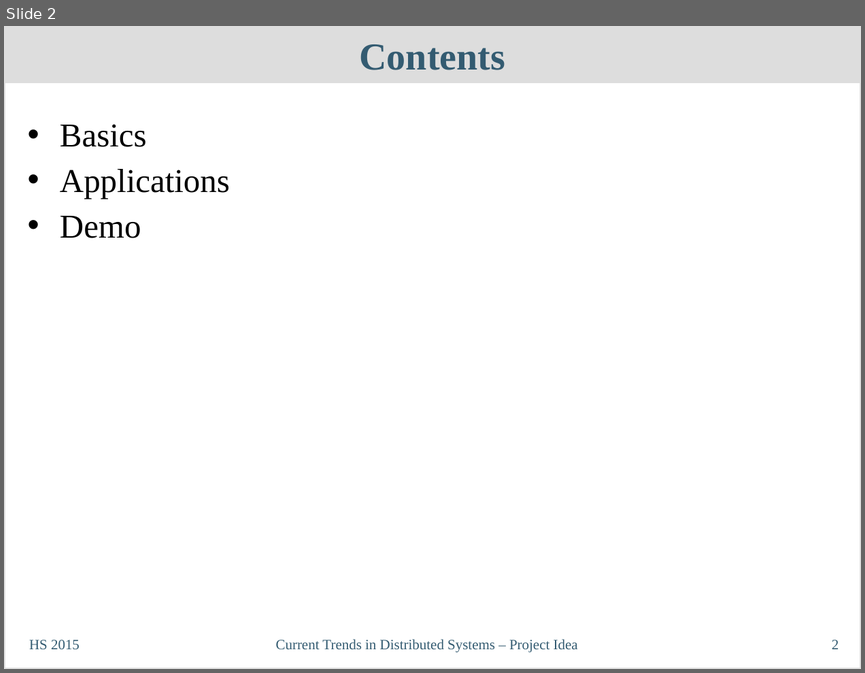
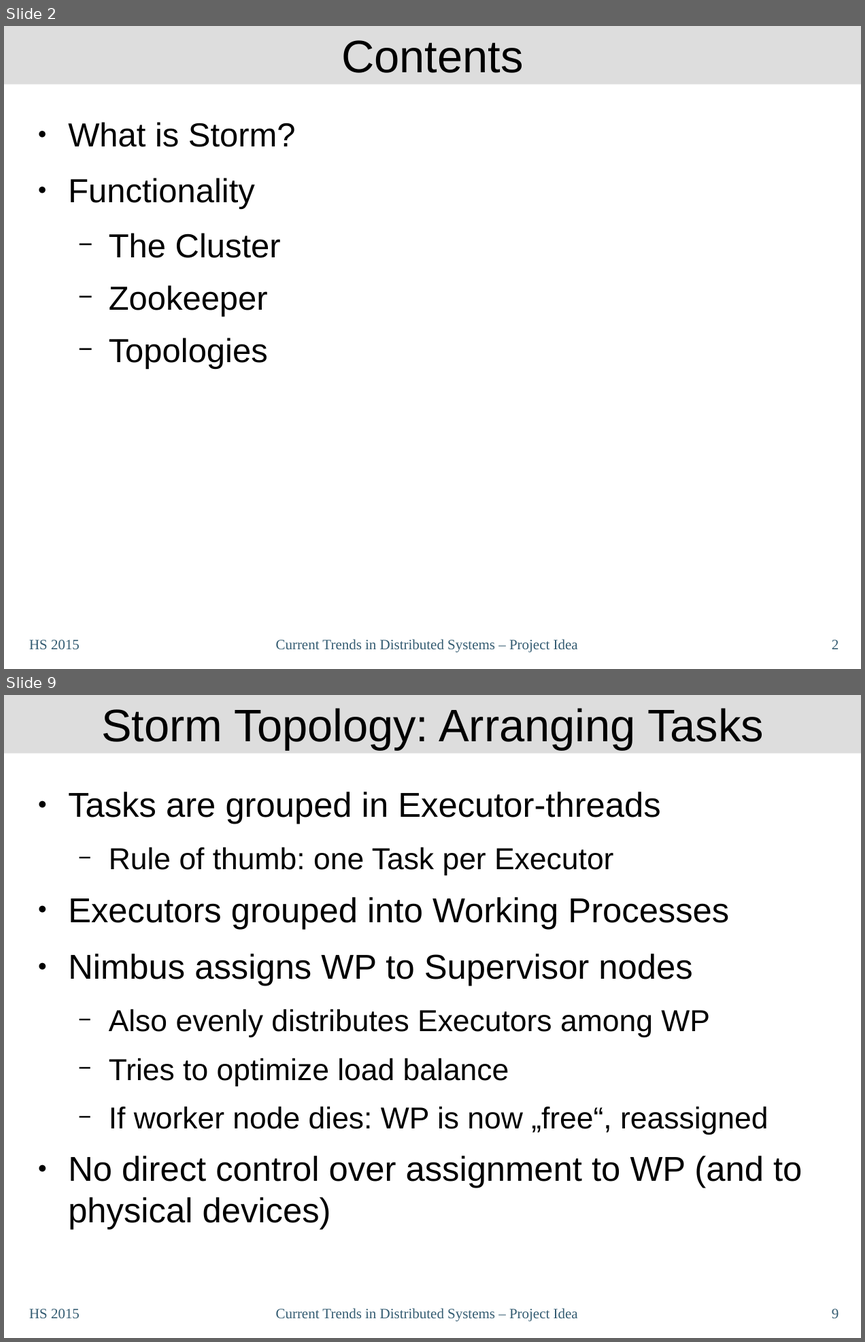
Before and after one commit to philipp-oldenburg/ctds-storm, a slide deck: Storm-Referat/CT-Präsentation - Patrick.odp. Shown one above the other, each under a label of ours: slide 2 before the commit, slides 2 and 9 after it; the slides between them are not shown. The pictures are 865x673 and 865x1342 pixels, drawn with LibreOffice and Linux fonts; fonts in the diff are those of the drawing. Boxes give left, top, right and bottom in pixels: in the first picture for what was removed or moved away, otherwise in the second. Text is boxed around its words. In the diff, an @@ line names an element or a change of style, - is before the commit and + after.

```diff
--- a/Storm-Referat/CT-Präsentation - Patrick.odp
+++ b/Storm-Referat/CT-Präsentation - Patrick.odp
@@ slide 9 added at (4, 695, 861, 1338), background #FFFFFF @@
@@ title added at (4, 695, 861, 753), fill #DDDDDD, 38.2 pt, text #000000 @@
+Storm Topology: Arranging Tasks
@@ text added at (68, 792, 802, 1229), 29 pt, text #000000 @@
+● Tasks are grouped in Executor-threads
+  − Rule of thumb: one Task per Executor
+● Executors grouped into Working Processes
+● Nimbus assigns WP to Supervisor nodes
+  − Also evenly distributes Executors among WP
+  − Tries to optimize load balance
+  − If worker node dies: WP is now „free“, reassigned
+● No direct control over assignment to WP (and to physical devices)
@@ text added at (29, 1308, 79, 1318), 12 pt, text #335B71 @@
+HS 2015
@@ text added at (276, 1308, 578, 1321), 12 pt, text #335B71 @@
+Current Trends in Distributed Systems – Project Idea
@@ page number added at (832, 1308, 838, 1318), 12 pt, text #335B71 @@
+9
@@ slide 2 changed as well @@
@@ title "Contents" at (4, 26, 861, 84): size 32 to 38.2 pt, font Times New Roman to Arial, text colour #335B71 to #000000, bold off @@
@@ rectangle removed at (4, 26, 861, 669) @@
@@ text at (68, 122, 296, 369): text changed; font Times New Roman to Arial @@
-• Basics
-• Applications
-• Demo
+● What is Storm?
+● Functionality
+  − The Cluster
+  − Zookeeper
+  − Topologies
```
Also in this commit, not shown: 2 other slides changed, 8 other slides added, 2 other files.
